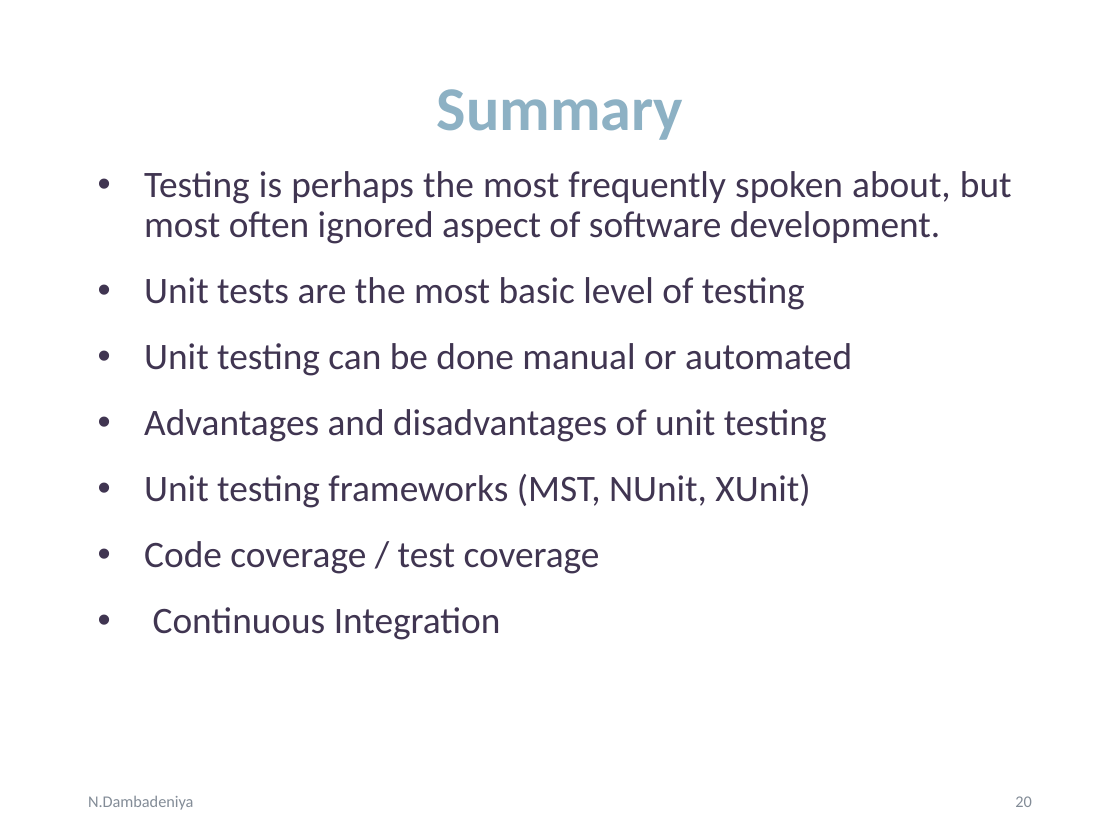
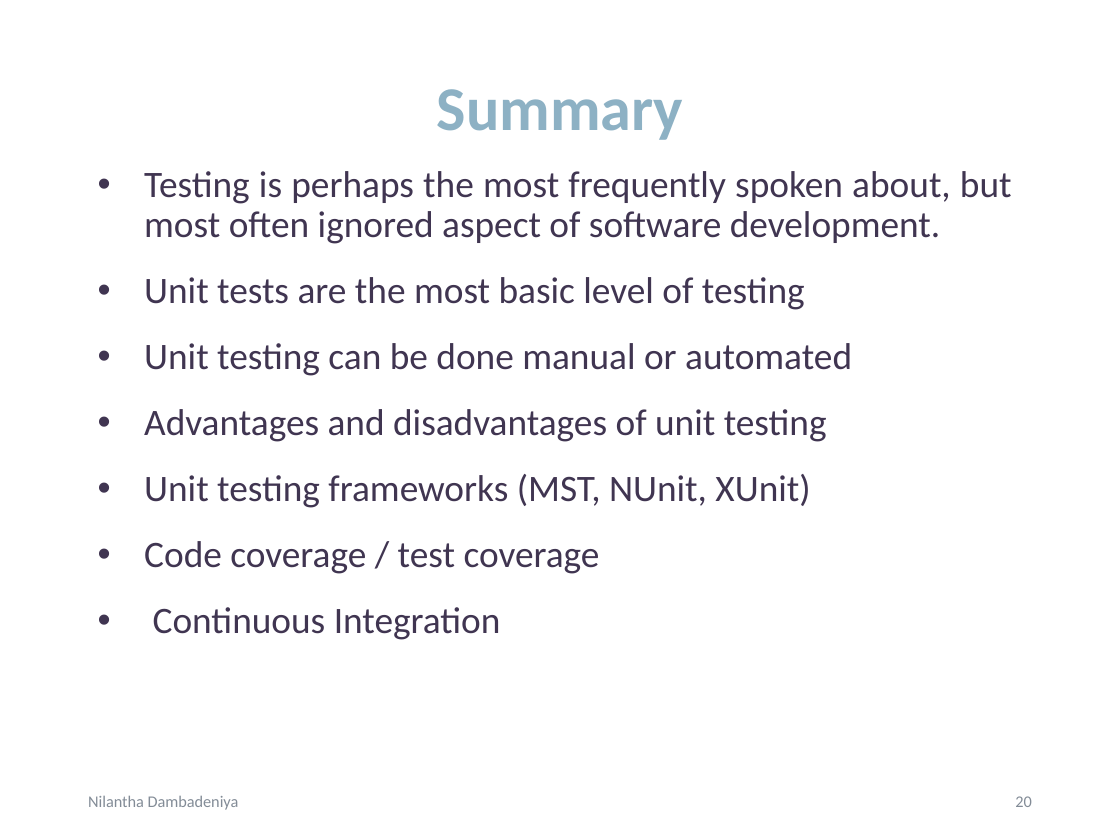
Before and after one commit to NilanthaD/44663-01_WS02_ImplementingUnitTests, a slide deck: slide 20 of Raptors Team PPT.pptx. Drawn at 1120x840 pixels with LibreOffice and Linux fonts; fonts in the diff are those of the drawing. Boxes give left, top, right and bottom in pixels: in the first picture for what was removed or moved away, otherwise in the second. Text is boxed around its words. In the diff, an @@ line names an element or a change of style, - is before the commit and + after.

Commit message:
update

```diff
--- a/Raptors Team PPT.pptx
+++ b/Raptors Team PPT.pptx
@@ text at (88,795,239,810): text changed @@
-N.Dambadeniya
+Nilantha Dambadeniya
```
Also in this commit, not shown: 2 other slides changed.
